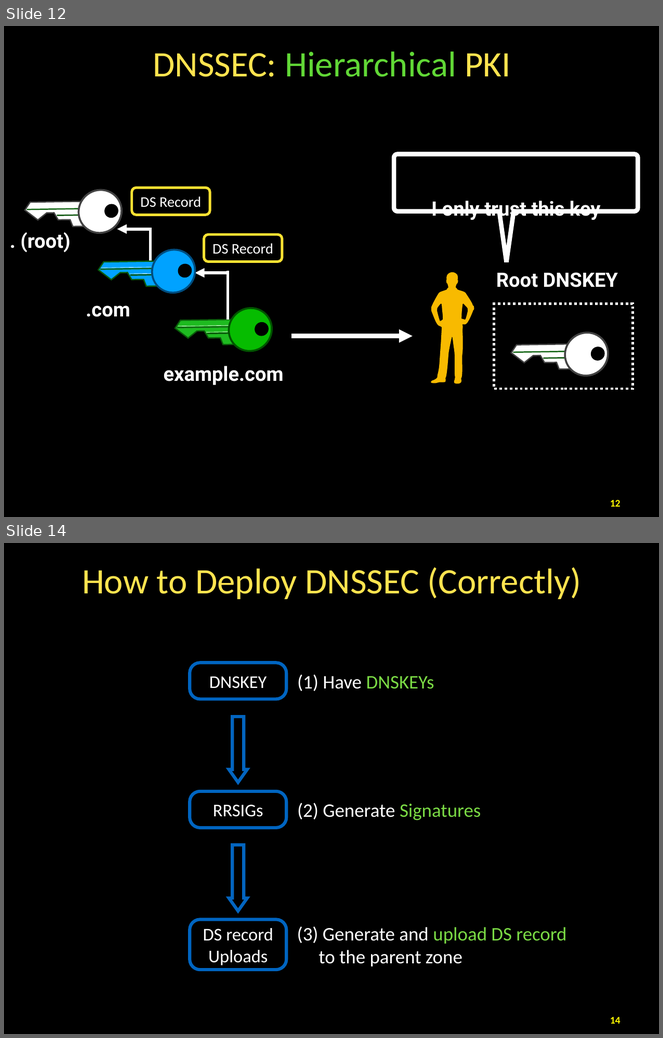
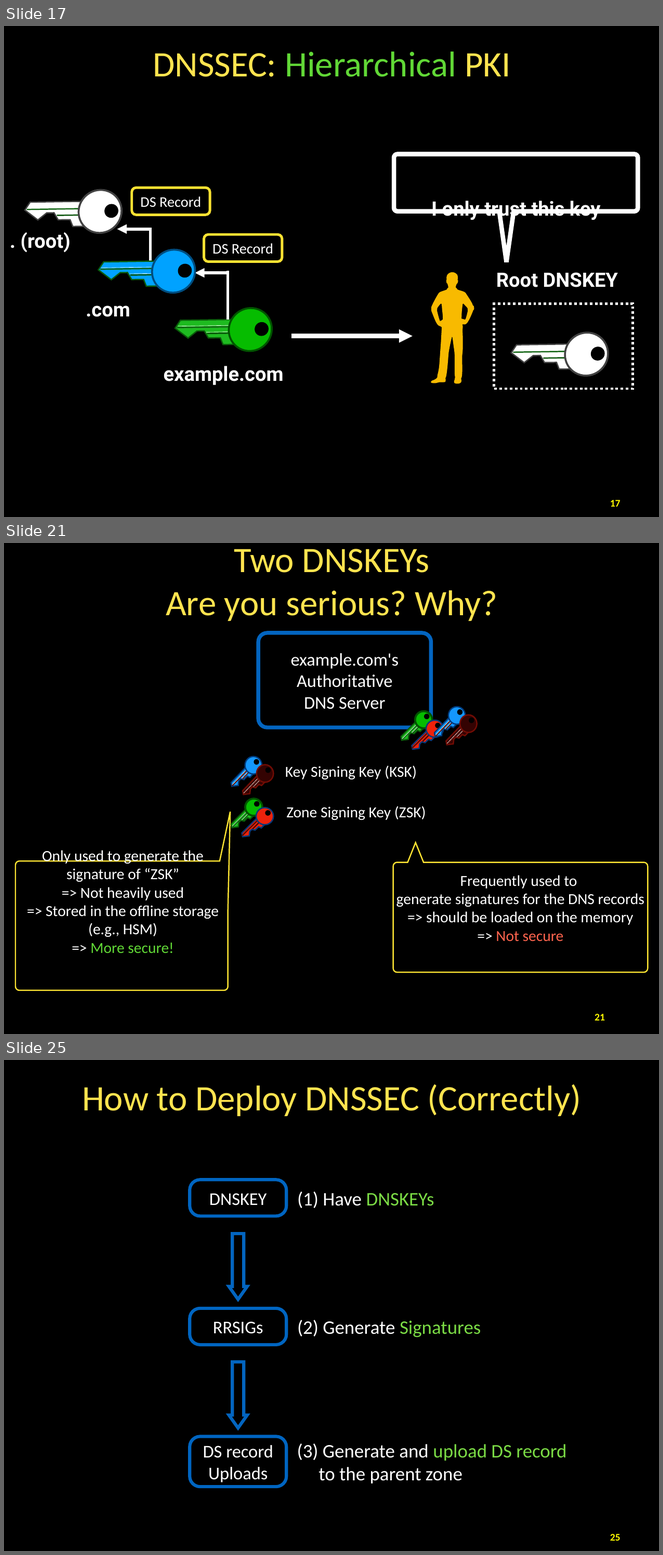
Before and after one commit to taejoong/taejoong.github.io, a slide deck: courses/csci-351/handouts/18-DNSSEC.pptx. Shown one above the other, each under a label of ours: slides 12 and 14 before the commit, slides 17, 21 and 25 after it; the slides between them are not shown. The pictures are 663x1038 and 663x1555 pixels, drawn with LibreOffice and Linux fonts; fonts in the diff are those of the drawing. Boxes give left, top, right and bottom in pixels: in the first picture for what was removed or moved away, otherwise in the second. Text is boxed around its words. In the diff, an @@ line names an element or a change of style, - is before the commit and + after.

```diff
--- a/courses/csci-351/handouts/18-DNSSEC.pptx
+++ b/courses/csci-351/handouts/18-DNSSEC.pptx
@@ slide 21 added at <box>4,543,659,1034</box>, background #000000 @@
@@ title added at <box>166,549,497,621</box>, 56 pt, text #FFE44F @@
+Two DNSKEYs
+Are you serious? Why?
@@ group added at <box>231,633,477,837</box>: 28 lines, 16 ellipses, 8 freeform shapes, 2 texts, 1 rounded rectangle @@
+example.com's
+Authoritative
+DNS Server
+Key Signing Key (KSK)
+Zone Signing Key (ZSK)
@@ freeform shape added at <box>15,812,230,991</box>, outline #FAE232 2 pt, 24 pt, text #FFFFFF @@
+Only used to generate the signature of “ZSK”
+=> Not heavily used
+=> Stored in the offline storage (e.g., HSM)
+=> More secure!
@@ freeform shape added at <box>393,843,648,973</box>, outline #FAE232 2 pt, 24 pt, text #FFFFFF @@
+Frequently used to
+generate signatures for the DNS records
+=> should be loaded on the memory
+=> Not secure
@@ page number added at <box>595,1014,605,1021</box>, 16 pt, text #FFFB00, bold @@
+21
@@ what was slide 12 is now slide 17 @@
@@ page number at <box>610,500,621,507</box>: text changed @@
-12
+17
@@ what was slide 14 is now slide 25 @@
@@ page number at <box>610,1534,621,1541</box>: text changed @@
-14
+25
```
Also in this commit, not shown: 6 slides changed, 21 other slides added, 1 other file.
